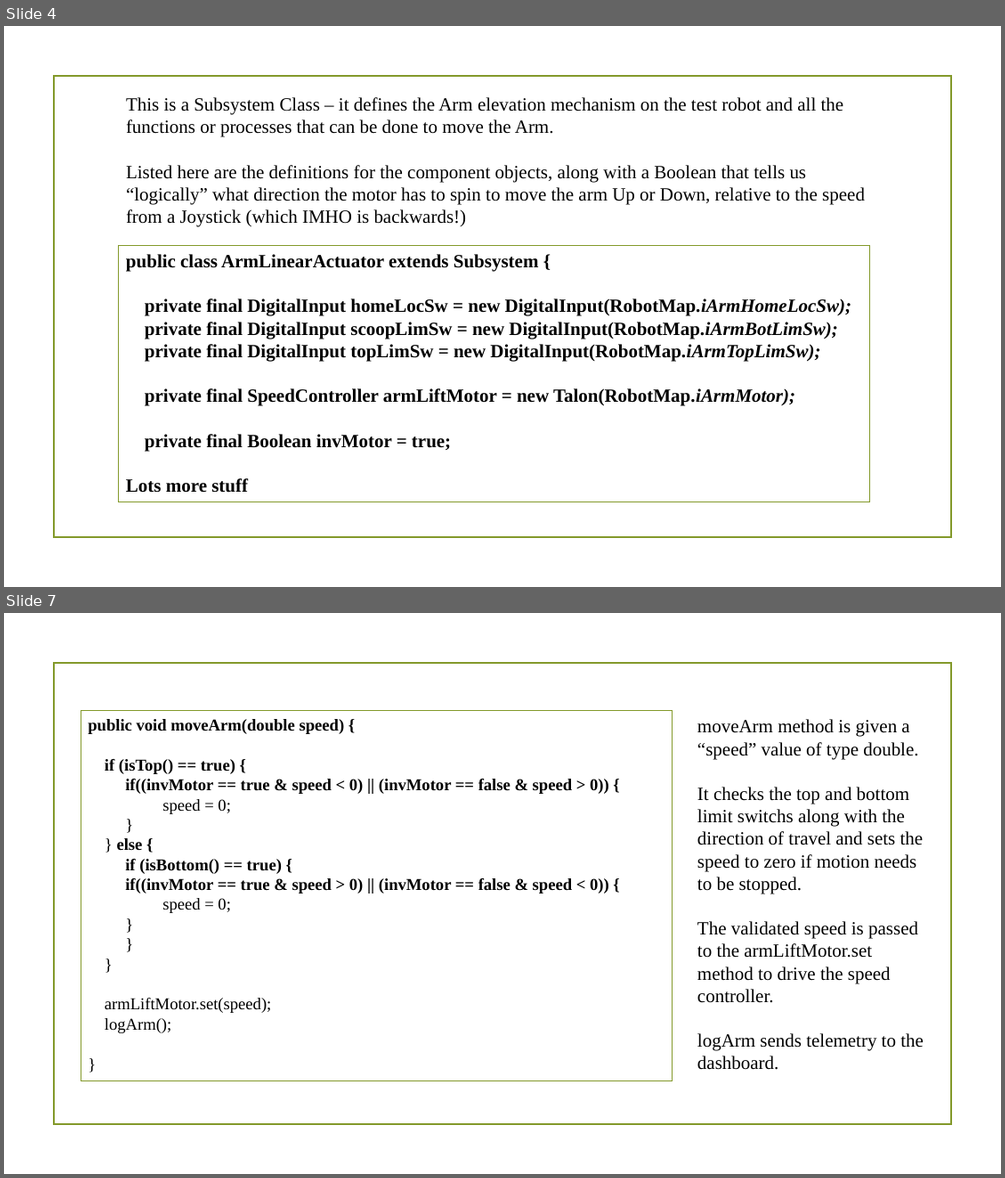
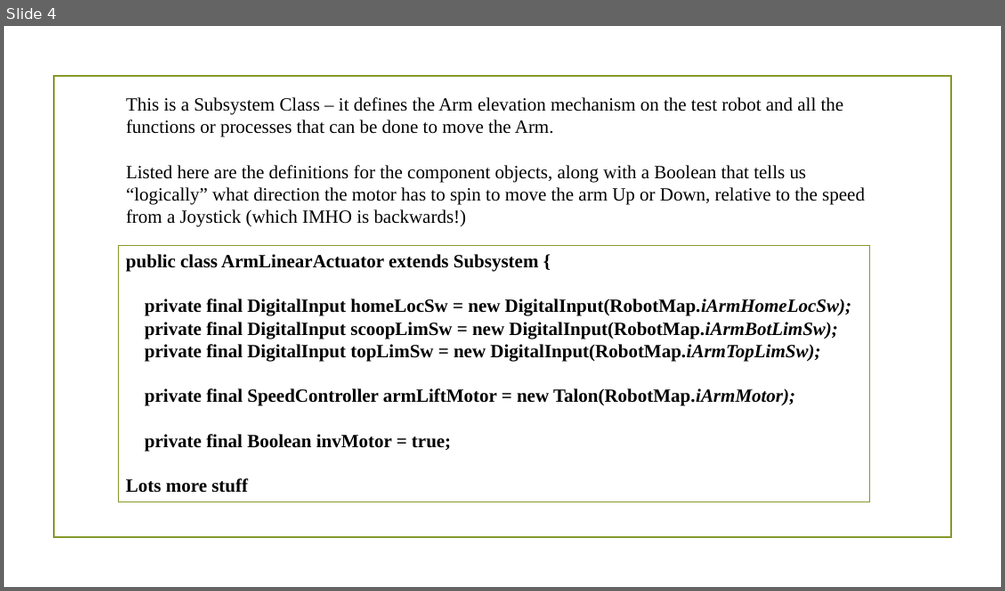
Before and after one commit to 4662FRCRobotics/Training, a slide deck: Object Oriented Programming FRC Context ArmSystem P2.pptx. Shown one above the other, each under a label of ours: slides 4 and 7 before the commit, slide 4 after it; the slides between them are not shown. The pictures are 1005x1178 and 1005x591 pixels, drawn with LibreOffice and Linux fonts; fonts in the diff are those of the drawing; background and template pictures are left out. Boxes give left, top, right and bottom in pixels: in the first picture for what was removed or moved away, otherwise in the second. Text is boxed around its words. In the diff, an @@ line names an element or a change of style, - is before the commit and + after.

```diff
--- a/Object Oriented Programming FRC Context ArmSystem P2.pptx
+++ b/Object Oriented Programming FRC Context ArmSystem P2.pptx
@@ slide 7 removed at (4, 613, 1001, 1174), background picture (left out); not listed: 1 template element that a slide beside it also shows @@
@@ rectangle removed at (81, 711, 672, 1081) @@
-public void moveArm(double speed) {
-if (isTop() == true) {
-if((invMotor == true & speed < 0) || (invMotor == false & speed > 0)) {
-speed = 0;
-}
-} else {
-if (isBottom() == true) {
-if((invMotor == true & speed > 0) || (invMotor == false & speed < 0)) {
-speed = 0;
-}
-}
-}
-armLiftMotor.set(speed);
-logArm();
-}
@@ text removed at (697, 719, 923, 1070) @@
-moveArm method is given a “speed” value of type double.
-It checks the top and bottom limit switchs along with the direction of travel and sets the speed to zero if motion needs to be stopped.
-The validated speed is passed to the armLiftMotor.set method to drive the speed controller.
-logArm sends telemetry to the dashboard.
```
Also in this commit, not shown: 4 slides changed, 4 slides added, 2 other slides removed, 4 other files.
